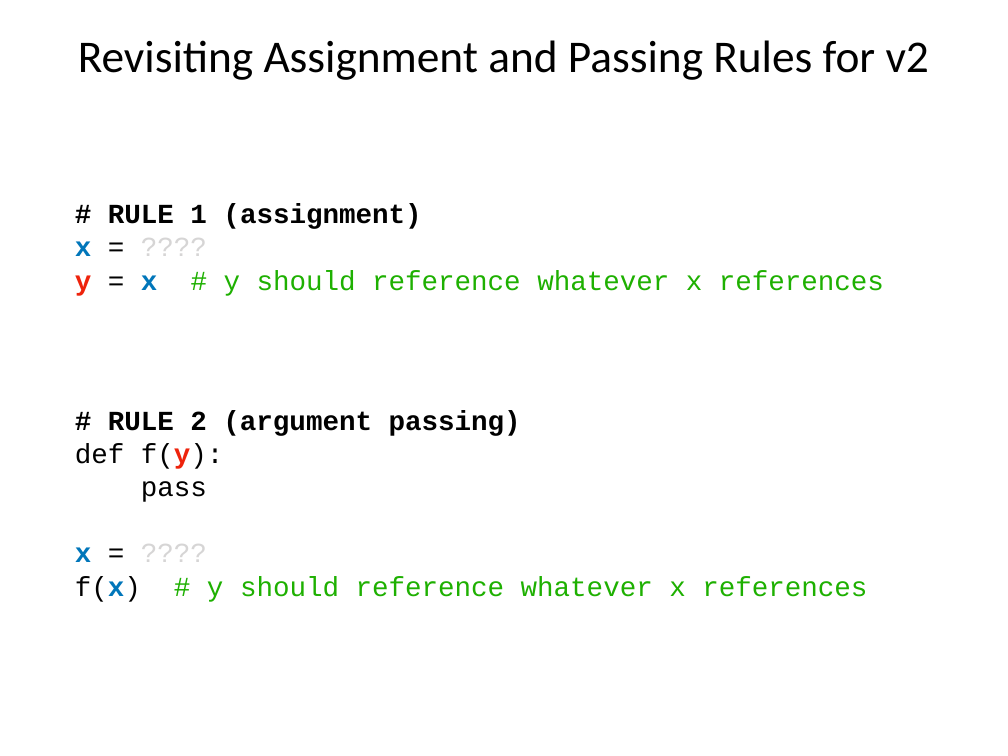
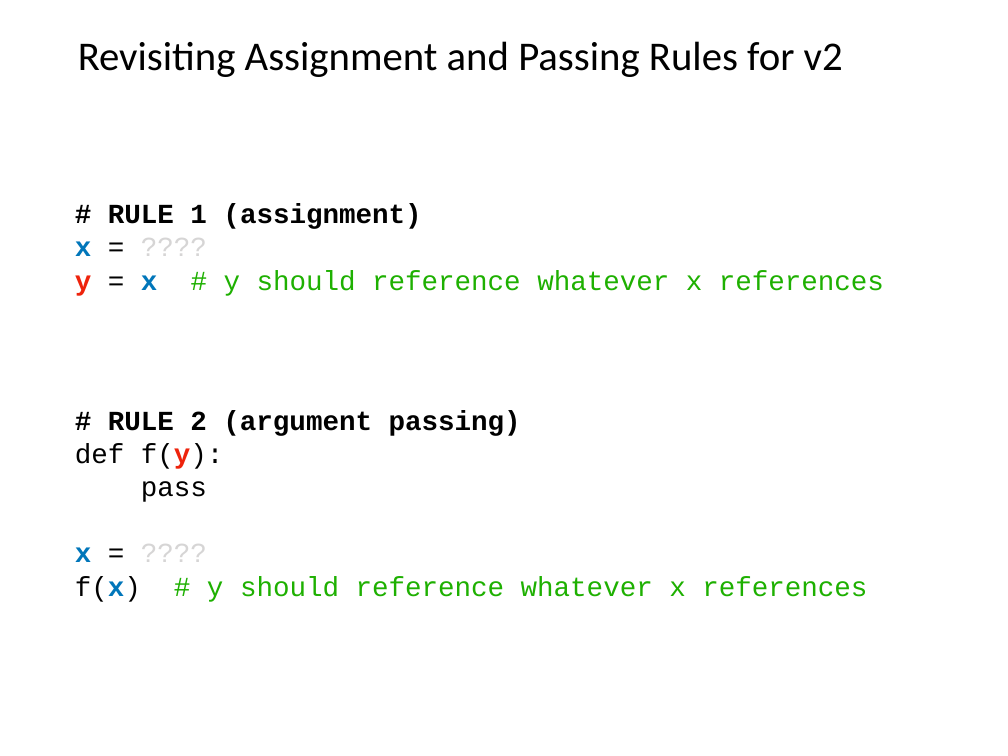
Before and after one commit to rogersjeffreyl/caraza-harter-com, a slide deck: slide 44 of tyler/meena/cs220/s20/materials/lec_21_S20.pptx (slide 43 before the commit). Drawn at 1008x756 pixels with LibreOffice and Linux fonts; fonts in the diff are those of the drawing. Boxes give left, top, right and bottom in pixels: in the first picture for what was removed or moved away, otherwise in the second. Text is boxed around its words. In the diff, an @@ line names an element or a change of style, - is before the commit and + after.

```diff
--- a/tyler/meena/cs220/s20/materials/lec_21_S20.pptx
+++ b/tyler/meena/cs220/s20/materials/lec_21_S20.pptx
@@ title "Revisiting Assignment and Passing Rules ..." at (78, 41, 843, 77): size 46.1 to 41.5 pt @@
```
Also in this commit, not shown: 4 other slides changed, 1 slide added, 1 other file.
